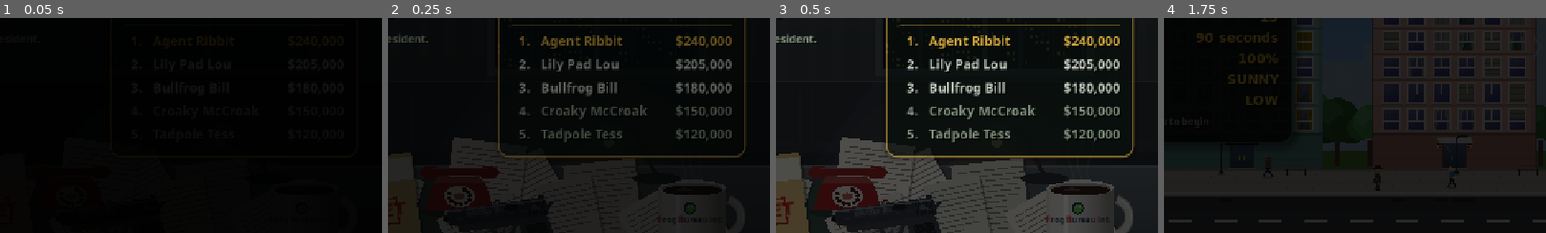
Above: before the commit, frames 1-4 (left to right).
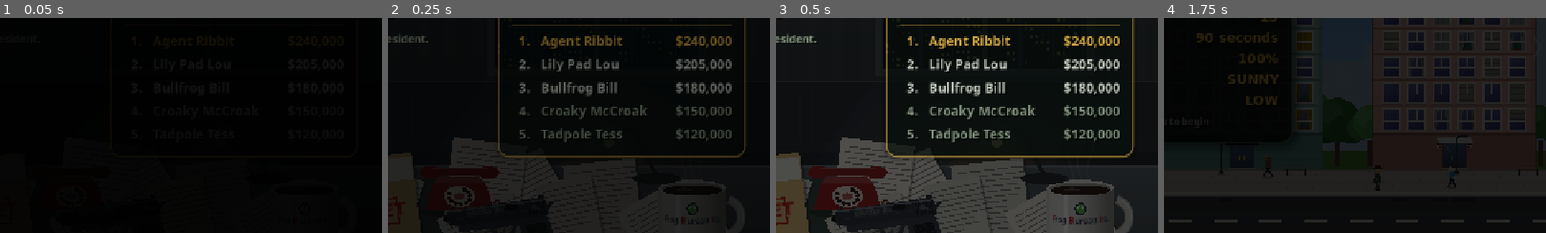
Above: after the commit, the same moments.

Repository: badgersoft/sniperfrogs
Game: Godot game, scene res://scenes/main.tscn
Same seed, same stepped clock (60 frames per second), same inputs: the game is played once before the commit and once after it.
Inputs (mouse positions are % of the whole screen's width and height, from its top left):
- Up to frame 1 (0.05 s): no input
- Up to frame 2 (0.25 s): no input
- Up to frame 3 (0.5 s): no input
- Up to frame 4 (1.75 s): click "START GAME" at 0.5 s; tap Enter at 1.25 s; drag from (50, 50) to (60, 28) at 1.27 s
The pictures show only the part of the screen within x 50-100%, y 38-88%; the shares and areas given below are measured in that part.

The runs differ from the first frame. In frame 2, less than 0.1% of the frame differs, in the area x 75-82%, y 85-96%; in frame 3, 0.3%, in the area x 70-87%, y 85-97%; in frame 4, nothing differs.

Commit message:
Wrap the Frog Bureau Int. mug text round the cup
Centre the logo and badge on the mug and place each glyph at an angle
around the cylinder, so the line dips at the front, rises and squeezes
towards the edges, tilts with the curve and fades as it turns away.

Co-Authored-By: Claude Opus 5.5 <noreply@anthropic.com>
Claude-Session: https://claude.ai/code/session_01Cr4DJDGexJoQ8Yo9k4y2DL

Diff:
--- a/scripts/screens/spy_room.gd
+++ b/scripts/screens/spy_room.gd
@@ -263,24 +263,44 @@
 	draw_colored_polygon(_ellipse(Vector2(pos.x, top_y + 1), Vector2(r - 5, ry - 3), 40), ceramic.darkened(0.3))
 	draw_colored_polygon(_ellipse(Vector2(pos.x, top_y + 4), Vector2(r - 6, ry - 4.5), 40), Color("#2a170c"))
 	draw_colored_polygon(_ellipse(Vector2(pos.x - 14, top_y + 2.5), Vector2(14, 2.2), 16), Color(1, 1, 1, 0.18))
-	# Printed logo: "Frog Bureau Int." with bold red initials.
+	# Printed logo: "Frog Bureau Int." with bold red initials, wrapped round
+	# the cylinder: each glyph is placed at an angle around the mug, so it is
+	# squeezed towards the edges and follows the curve of the rim.
 	var parts := [["F", true], ["rog ", false], ["B", true], ["ureau ", false], ["I", true], ["nt.", false]]
 	var fs := 13
+	var glyphs := []   # [char, bold, advance]
 	var total := 0.0
 	for pt in parts:
-		total += _part_font(pt[1]).get_string_size(pt[0], HORIZONTAL_ALIGNMENT_LEFT, -1, fs).x
-	var tx := pos.x - total * 0.5 - 4.0
-	var ty := pos.y + 6.0
-	for pt in parts:
 		var f := _part_font(pt[1])
-		var col := Color("#c4161c") if pt[1] else Color("#1e2a48")
-		draw_string(f, Vector2(tx, ty), pt[0], HORIZONTAL_ALIGNMENT_LEFT, -1, fs, col)
-		tx += f.get_string_size(pt[0], HORIZONTAL_ALIGNMENT_LEFT, -1, fs).x
-	# Little frog-badge above the text.
-	draw_circle(Vector2(pos.x - 4, pos.y - 18), 10, Color("#1e2a48"))
-	draw_circle(Vector2(pos.x - 4, pos.y - 18), 7.5, Color("#5cbf3c"))
-	draw_circle(Vector2(pos.x - 7.5, pos.y - 21), 2, Color.WHITE)
-	draw_circle(Vector2(pos.x - 0.5, pos.y - 21), 2, Color.WHITE)
+		for ch in pt[0]:
+			var adv := f.get_string_size(ch, HORIZONTAL_ALIGNMENT_LEFT, -1, fs).x
+			glyphs.append([ch, pt[1], adv])
+			total += adv
+	var wrap_r := r * 1.05          # text sits just proud of the surface
+	var sag := ry * 0.85            # how much the line dips at the front
+	var base_y := pos.y + 8.0
+	var arc := -total * 0.5
+	for g in glyphs:
+		var adv: float = g[2]
+		var theta := (arc + adv * 0.5) / wrap_r
+		var squeeze := cos(theta)
+		var gx := pos.x + wrap_r * sin(theta)
+		var gy := base_y - sag * (1.0 - cos(theta))
+		var slope := atan2(-sag * sin(theta), wrap_r * cos(theta))
+		var f := _part_font(g[1])
+		var col := Color("#c4161c") if g[1] else Color("#1e2a48")
+		# Fade slightly as the letters turn away from the light / viewer.
+		col = col.lerp(Color(0.55, 0.55, 0.55), (1.0 - squeeze) * 0.5)
+		draw_set_transform_matrix(_xf(Vector2(gx, gy), slope).scaled_local(Vector2(squeeze, 1.0)))
+		draw_char(f, Vector2(-adv * 0.5, 0), g[0], fs, col)
+		arc += adv
+	_reset_xf()
+	# Little frog-badge above the text, centred on the mug.
+	var bc := Vector2(pos.x, pos.y - 17)
+	draw_circle(bc, 10, Color("#1e2a48"))
+	draw_circle(bc, 7.5, Color("#5cbf3c"))
+	draw_circle(bc + Vector2(-3.5, -3), 2, Color.WHITE)
+	draw_circle(bc + Vector2(3.5, -3), 2, Color.WHITE)
 	# Steam.
 	for k in 3:
 		var pts := PackedVector2Array()
